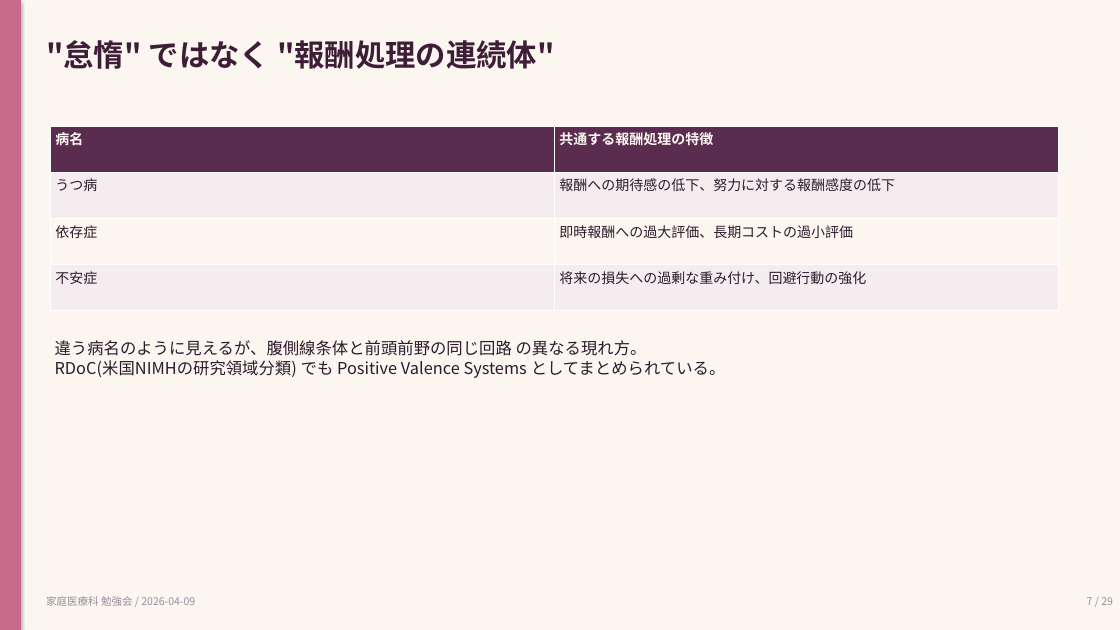
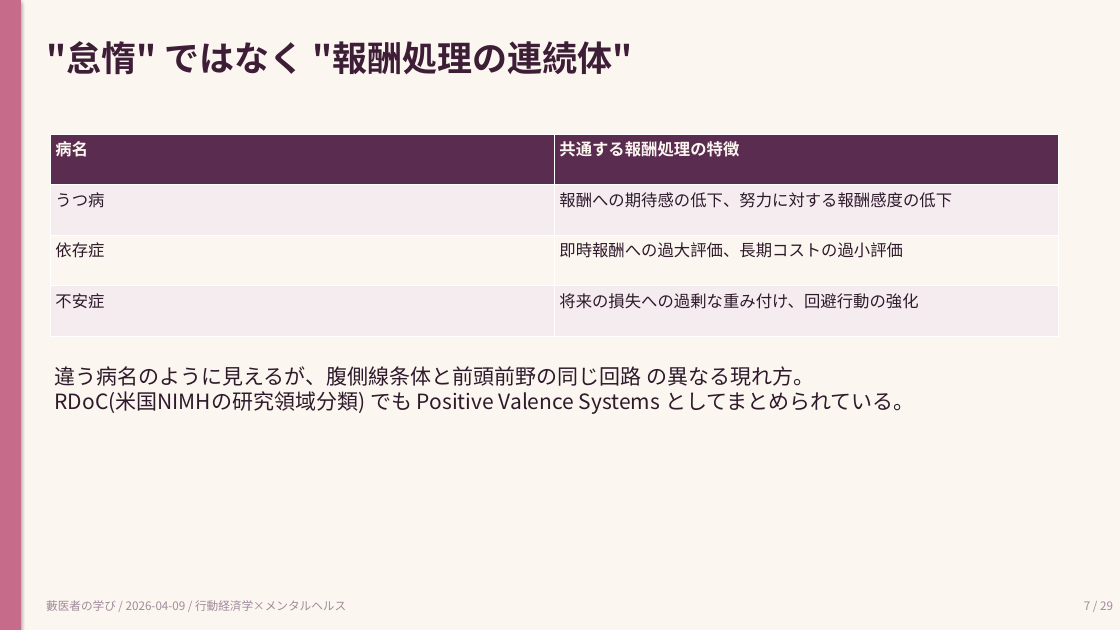
Before and after one commit to Tama831/ai-agent-team-materials, a slide deck: slide 7 of output/education/2026-04-09_behavioral-economics-mental-health-residents/behavioral-economics-mental-health-residents_slides_residents.pptx. Drawn at 1120x630 pixels with LibreOffice and Linux fonts; fonts in the diff are those of the drawing. Boxes give left, top, right and bottom in pixels: in the first picture for what was removed or moved away, otherwise in the second. Text is boxed around its words. In the diff, an @@ line names an element or a change of style, - is before the commit and + after.

```diff
--- a/output/education/2026-04-09_behavioral-economics-mental-health-residents/behavioral-economics-mental-health-residents_slides_residents.pptx
+++ b/output/education/2026-04-09_behavioral-economics-mental-health-residents/behavioral-economics-mental-health-residents_slides_residents.pptx
@@ text ""怠惰" ではなく "報酬処理の連続体"" at <box>46,41,632,74</box>: size 26 to 30 pt @@
@@ table at <box>50,134,1059,336</box> @@
@@ size 12 to 14 pt @@
@@ table: place and size @@
-table at <box>50,126,1059,311</box>
+table at <box>50,134,1059,336</box>
@@ text "違う病名のように見えるが、腹側線条体と前頭前野の同じ回路 の異なる現れ方。 RDoC(米国NIMHの研究領域分類) でも ...": place and size @@
-text "違う病名のように見えるが、腹側線条体と前頭前野の同じ回路 の異なる現れ方。 RDoC(米国NIMHの研究領域分類) でも ..." at <box>55,340,726,378</box>
+text "違う病名のように見えるが、腹側線条体と前頭前野の同じ回路 の異なる現れ方。 RDoC(米国NIMHの研究領域分類) でも ..." at <box>55,366,915,414</box>
@@ text "違う病名のように見えるが、腹側線条体と前頭前野の同じ回路 の異なる現れ方。 RDoC(米国NIMHの研究領域分類) でも ..." at <box>55,366,915,414</box>: size 14 to 18 pt @@
@@ text removed at <box>46,596,195,606</box> @@
-家庭医療科 勉強会 / 2026-04-09
@@ text "7 / 29" at <box>1084,601,1113,610</box>: size 9 to 10 pt @@
@@ text added at <box>46,600,346,611</box>, 10 pt, text #A08A9C @@
+藪医者の学び / 2026-04-09 / 行動経済学×メンタルヘルス
```
Also in this commit, not shown: 28 other slides changed, 7 other files.
